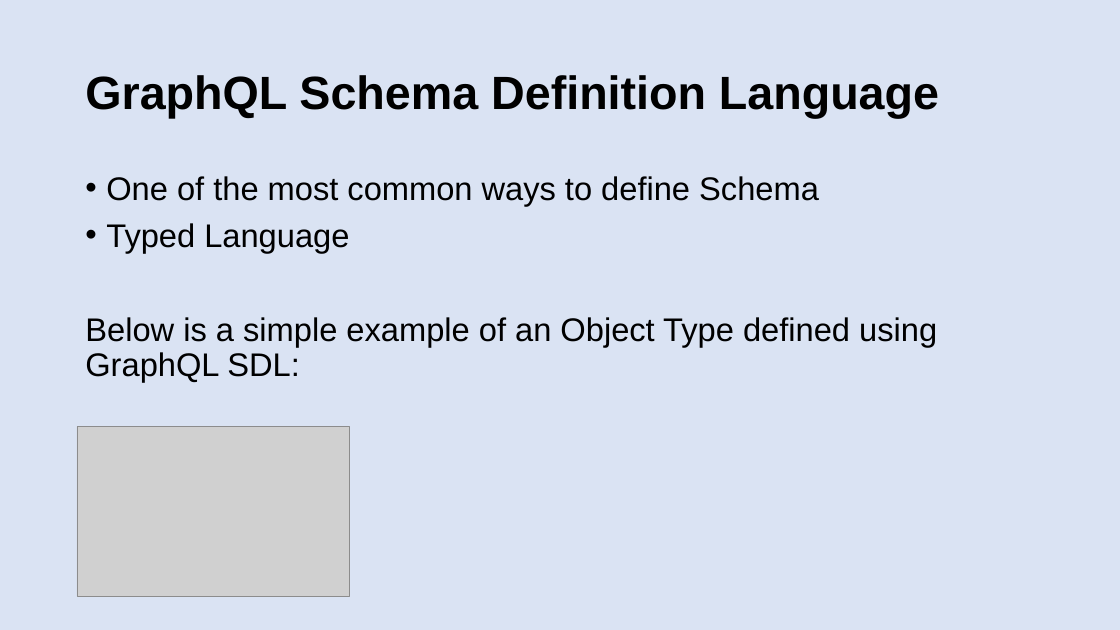
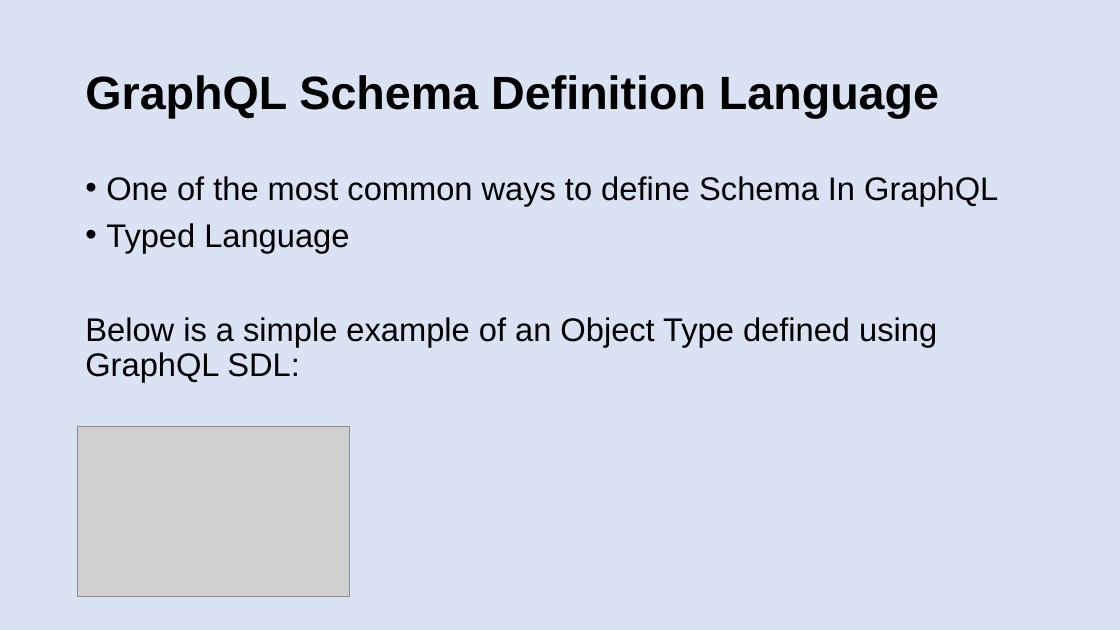
Before and after one commit to patelg123/graphql-presentation, a slide deck: slide 10 of current.pptx. Drawn at 1120x630 pixels with LibreOffice and Linux fonts; fonts in the diff are those of the drawing; grey boxes stand for pictures. Boxes give left, top, right and bottom in pixels: in the first picture for what was removed or moved away, otherwise in the second. Text is boxed around its words. In the diff, an @@ line names an element or a change of style, - is before the commit and + after.

Commit message:
more changes

```diff
--- a/current.pptx
+++ b/current.pptx
@@ text at [106,176,998,206]: text changed @@
-• One of the most common ways to define Schema
+• One of the most common ways to define Schema In GraphQL
```
Also in this commit, not shown: 2 other slides changed.
